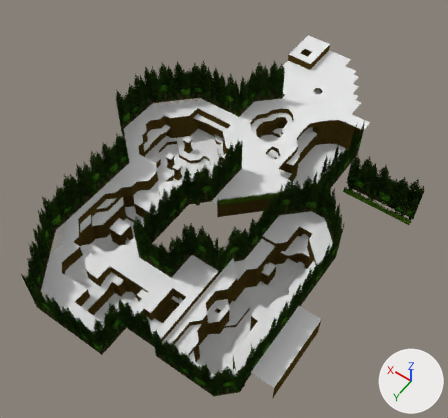
Renders of the Blender file Blends/level-6.blend from each side of a commit.
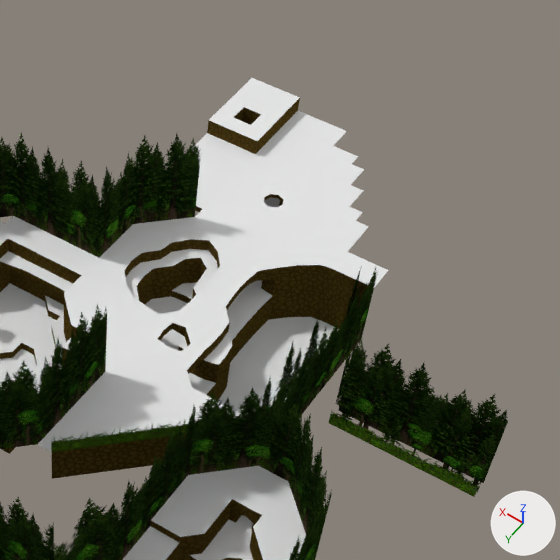
Old and new are each drawn whole from a camera (50 mm lens) standing at (-65.1, 153.8, 230.6) and looking at (38.1, 9.4, 3.6) and again close up on the part from 43% to 100% of the width and 0% to 61% of the height. Arrows for +X, +Y and +Z are at lower right; the lights stay in place. The older version's two pictures come first.

The first close-up shows 'level-6', 'level-6-tree-wall'.
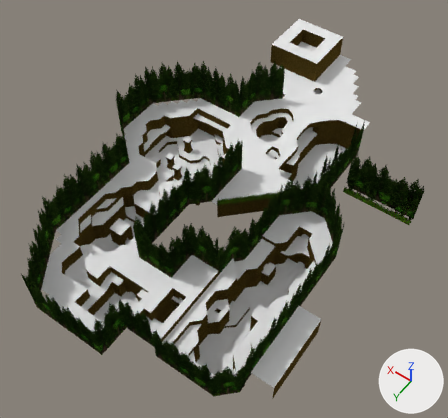
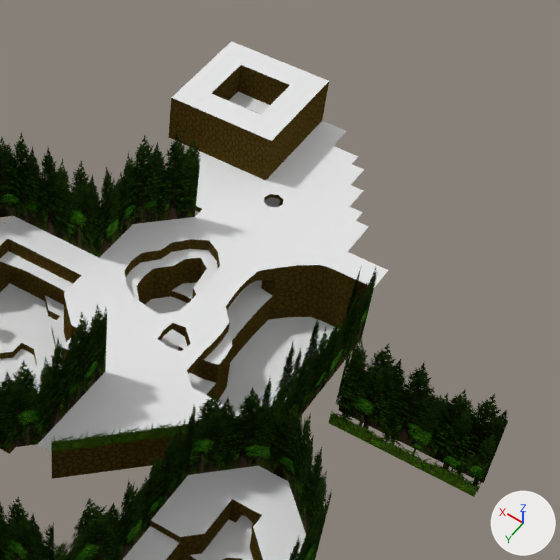
Changed parts and their boxes (x1, y1, x2, y2) in the close-ups (560 x 560 px):
'level-6', reshaped: before (0, 78, 388, 560); after (0, 41, 388, 560)
part 1 of me_level_6, built on: before (194, 78, 322, 180); after (168, 41, 329, 180)
part 2 of me_level_6, surface changed (white to grey): before (196, 90, 346, 191); after (196, 70, 346, 191)
part 3 of me_level_6, recoloured: before (205, 90, 308, 169); after (204, 70, 315, 169)

What changed in the scene script:
```text
Change me_level_6:
    used by ob_level_6; location = (0.0, 0.0, 0.0)
    remove me_level_6.from_pydata(...)  # 3755 vertices, 3861 faces; spans x -28.0..105.0, y -112.0..98.0, z -12.0..15.0
    add me_level_6.from_pydata(...)  # 3810 vertices, 3915 faces; spans x -28.0..105.0, y -112.0..98.0, z -12.0..23.0
    me_level_6 part 1
    10 vertices are removed from x 49.0..66.0, y -112.0..-88.0, z 11.0..15.0
    27 faces are deleted
    7 vertices in x 53.0..63.0, y -102.0..-91.0, z 11.0 move by (0.0, 0.0, 12.0)
    5 vertices in x 49.0, y -105.0..-91.0, z 11.0 move by (-3.0, 0.0, 12.0)
    4 vertices in x 53.0..63.0, y -88.0, z 11.0 move by (0.0, 4.0, 12.0)
    3 vertices in x 56.0..63.0, y -108.0, z 15.0 move by (0.0, 3.0, 8.0)
    3 vertices move from x 53.0..66.0, y -112.0..-88.0, z 11.0..15.0 to x 53.0..70.0, y -112.0..-84.0, z 11.0..23.0
    23 vertices are added at x 49.0..70.0, y -108.0..-88.0, z 23.0
    9 new vertices lie (0.0, 0.0, 12.0) away from vertices in x 46.0..66.0, y -112.0..-84.0, z 11.0..15.0
    9 new vertices lie (4.0, 0.0, 0.0) away from vertices in x 49.0..70.0, y -112.0..-84.0, z 11.0..23.0
    7 new vertices lie (0.0, -4.0, 0.0) away from vertices in x 63.0..74.0, y -108.0..-84.0, z 11.0..23.0
    7 new vertices lie (4.0, 0.0, 0.0) away from vertices in x 70.0, y -112.0..-91.0, z 23.0
    10 new vertices lie (0.0, 0.0, -12.0) away from vertices in x 63.0..74.0, y -112.0..-91.0, z 23.0
    48 new faces join them, mat_terrain (its picture is missing)
    33 new faces join them, mat_dirt_wall (picture img_dirt_wall_png)
    me_level_6 part 2: 3834 kept faces spanning x -28.0..105.0, y -112.0..98.0, z -12.0..23.0 get new texture (UV) coordinates
    me_level_6 part 3: 9 faces spanning x 46.0..63.0, y -105.0..-84.0, z 11.0..23.0 switch from mat_terrain (its picture is missing) to mat_dirt_wall (picture img_dirt_wall_png)
```
